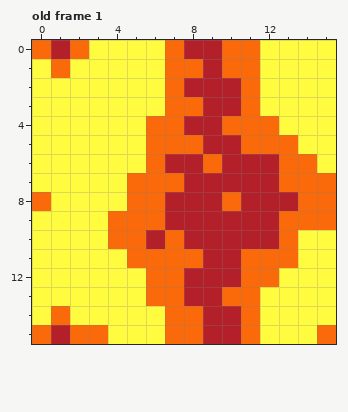
Two versions of one pixel-art file, server/maps/stock/models/materials/lava/lava.aseprite. This is how it looked before the edit.
16x16 pixels, 1 frame. Shown: old frame 1. The commit also changed other frames, which this record leaves out.
Now the later version:
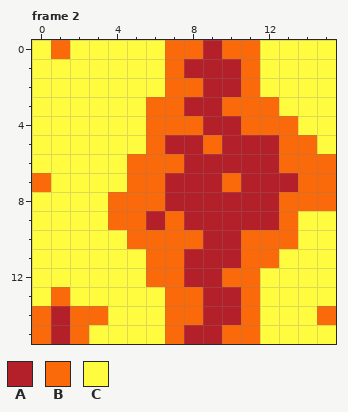
Palette (. is transparent): A #b4202a  B #fa6a0a  C #fffc40
A new or re-ordered frame is compared with the old frame closest to it.
Commit: Added animated lava texture
Difference:
frames 1 -> 8
layer "Layer 2" added
--- frame 2 is new; against old frame 1, layers "Layer 2", "Layer 1"
@@ x 0..15 @@
- 0 BABCCCCBAABBCCCC
- 1 CBCCCCCBBABBCCCC
- 2 CCCCCCCBAAABCCCC
- 3 CCCCCCCBBAABCCCC
- 4 CCCCCCBBAABBBCCC
- 5 CCCCCCBBBAABBBCC
- 6 CCCCCCBAABAAABBC
- 7 CCCCCBBBAAAAABBB
- 8 BCCCCBBAAABAAABB
- 9 CCCCBBBAAAAAABBB
-10 CCCCBBABAAAAABCC
-11 CCCCCBBBBAABBBCC
-12 CCCCCCBBAAABBCCC
-13 CCCCCCBBAABBCCCC
-14 CBCCCCCBBAABCCCC
-15 BABBCCCBBAABCCCB
+ 0 CBCCCCCBBABBCCCC
+ 1 CCCCCCCBAAABCCCC
+ 2 CCCCCCCBBAABCCCC
+ 3 CCCCCCBBAABBBCCC
+ 4 CCCCCCBBBAABBBCC
+ 5 CCCCCCBAABAAABBC
+ 6 CCCCCBBBAAAAABBB
+ 7 BCCCCBBAAABAAABB
+ 8 CCCCBBBAAAAAABBB
+ 9 CCCCBBABAAAAABCC
+10 CCCCCBBBBAABBBCC
+11 CCCCCCBBAAABBCCC
+12 CCCCCCBBAABBCCCC
+13 CBCCCCCBBAABCCCC
+14 BABBCCCBBAABCCCB
+15 BABCCCCBAABBCCCC
Where, in picture pixels (left, top, right, bottom), the same in both pictures:
changed: (32, 40, 336, 344)
